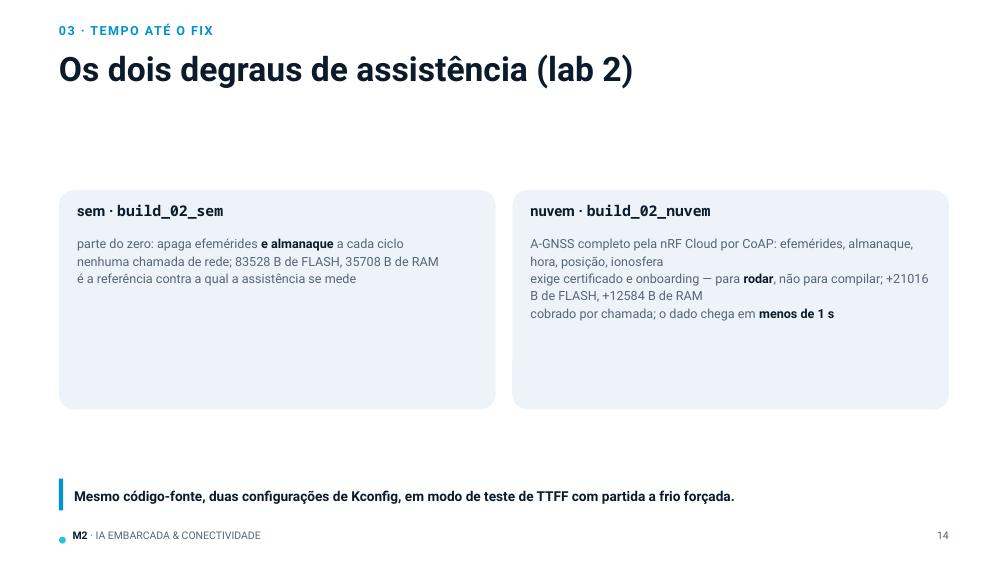
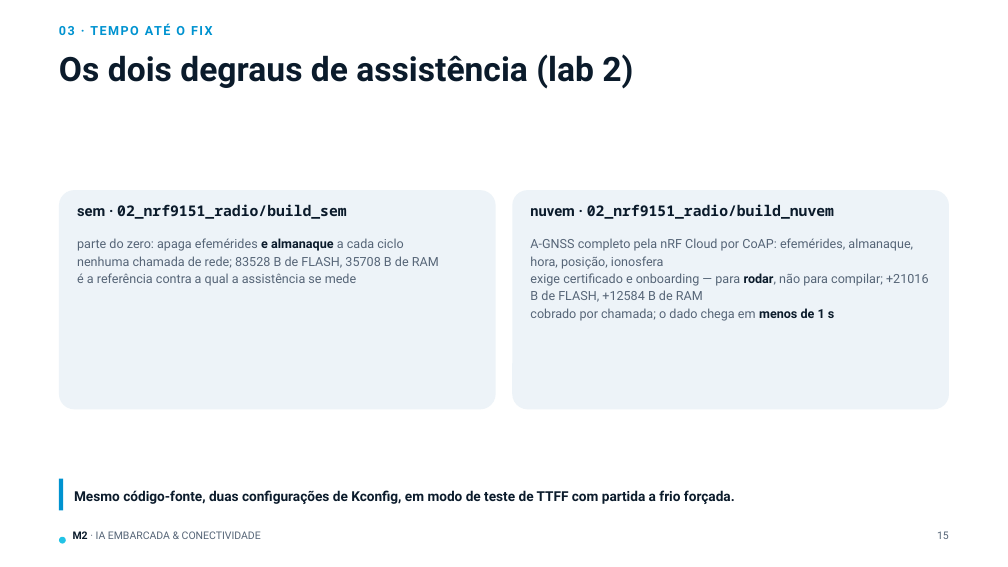
Before and after one commit to joaodullius/nrf-manaus-2, a slide deck: slide 15 of doc/gnss/M2-07_GNSS_nRF9151.pptx (slide 14 before the commit). Drawn at 1008x567 pixels with LibreOffice and Linux fonts; fonts in the diff are those of the drawing. Boxes give left, top, right and bottom in pixels: in the first picture for what was removed or moved away, otherwise in the second. Text is boxed around its words. In the diff, an @@ line names an element or a change of style, - is before the commit and + after.

```diff
--- a/doc/gnss/M2-07_GNSS_nRF9151.pptx
+++ b/doc/gnss/M2-07_GNSS_nRF9151.pptx
@@ text at (77,204,346,219): text changed @@
-sem · build_02_sem
+sem · 02_nrf9151_radio/build_sem
@@ text at (530,204,834,219): text changed @@
-nuvem · build_02_nuvem
+nuvem · 02_nrf9151_radio/build_nuvem
@@ text at (937,531,949,539): text changed @@
-14
+15
```
Also in this commit, not shown: 26 other slides changed, 1 slide added, 44 other files.
